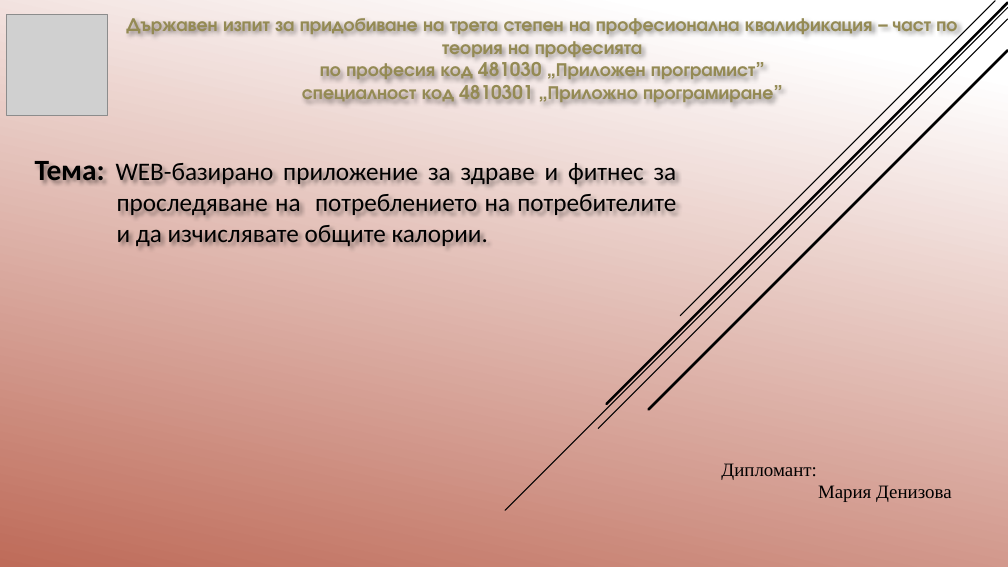
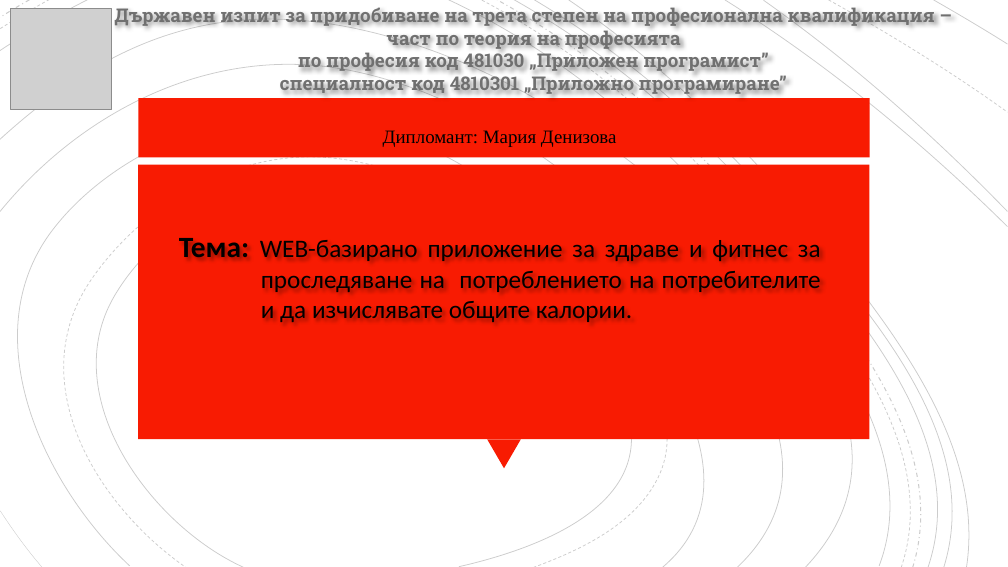
Before and after one commit to pgee-dzi2024/Theme_16, a slide deck: slide 1 of 16 Мария Денизова/Защита теория.pptx. Drawn at 1008x567 pixels with LibreOffice and Linux fonts; fonts in the diff are those of the drawing; grey boxes stand for pictures. Boxes give left, top, right and bottom in pixels: in the first picture for what was removed or moved away, otherwise in the second. Text is boxed around its words. In the diff, an @@ line names an element or a change of style, - is before the commit and + after.

```diff
--- a/16 Мария Денизова/Защита теория.pptx
+++ b/16 Мария Денизова/Защита теория.pptx
@@ background gradient #FFFFFF to #C26A56 to #FFFFFF @@
@@ picture: place and size @@
-picture at [7,14,108,116]
+picture at [11,8,112,110]
@@ text "Държавен изпит за придобиване на ...": place and size @@
-text "Държавен изпит за придобиване на ..." at [126,18,957,102]
+text "Държавен изпит за придобиване на ..." at [114,5,934,96]
@@ text "Държавен изпит за придобиване на ..." at [114,5,934,96]: font TeX Gyre Adventor to Roboto Slab, text colour #948A54 to #707070 @@
@@ line removed from (1008, 8) to (505, 510) @@
@@ line removed from (1008, 19) to (598, 429) @@
@@ line removed from (1008, 3) to (606, 404) @@
@@ line removed from (995, 1) to (681, 316) @@
@@ group added at [0,0,1008,567]: 19 freeform shapes @@
@@ line removed from (1008, 51) to (649, 410) @@
@@ rectangle added at [138,98,870,157], fill #F81B02 @@
@@ text at [383,130,617,147]: text changed @@
-Дипломант:
-Мария Денизова
+Дипломант: Мария Денизова
@@ rectangle added at [138,165,870,439], fill #F81B02 @@
@@ text "Тема: WEB-базирано приложение за здраве ...": place and size @@
-text "Тема: WEB-базирано приложение за здраве ..." at [35,161,677,246]
+text "Тема: WEB-базирано приложение за здраве ..." at [179,238,821,322]
@@ triangle added at [487,439,521,468], fill #F81B02 @@
```
Also in this commit, not shown: 6 other slides changed, 2 slides added, 2 slides removed, 18 other files.
